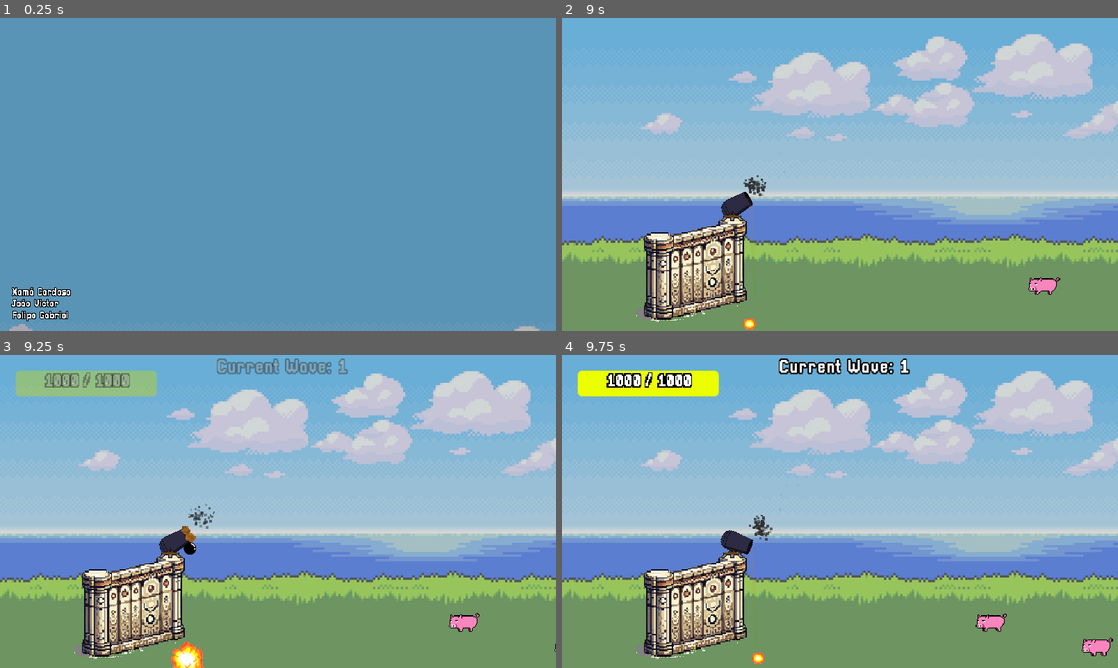
Above: before the commit, frames 1-4 (two rows, left to right).
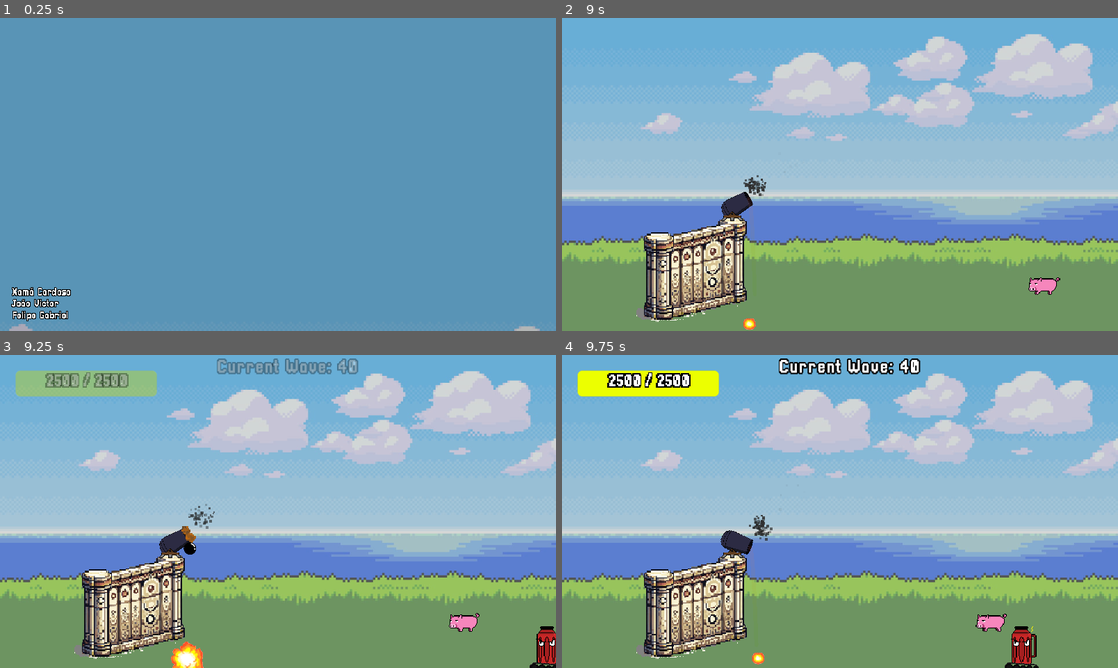
Above: after the commit, the same moments.

Repository: GabrFelps/Protect-LABIRAS
Game: Godot game, scene res://scenes/menu.tscn
Two runs of this game, one before a commit and one after it. Both use one fixed random seed, a clock stepped at 60 frames per second and the inputs below. Sound files missing from this copy of the repository are replaced by a short silence.
Inputs (mouse positions are in pixels of both pictures, inside the frame that each line leads up to):
- Up to frame 1 (0.25 s): no input
- Up to frame 2 (9 s): move the mouse to (962, 158) at 0.52 s; click (962, 158) at 0.67 s; move the mouse to (728, 190) at 1.27 s; click (728, 190) at 1.42 s; move the mouse to (895, 105) at 2.02 s; click (895, 105) at 2.17 s; move the mouse to (812, 237) at 2.77 s; click (812, 237) at 2.92 s; click "TUTORIAL" at 3.5 s; move the mouse to (1006, 221) at 4.27 s; click (1006, 221) at 4.42 s; move the mouse to (673, 127) at 5.02 s; click (673, 127) at 5.17 s; move the mouse to (867, 174) at 5.77 s; click (867, 174) at 5.92 s; move the mouse to (756, 96) at 6.52 s; click (756, 96) at 6.67 s; move the mouse to (962, 158) at 7.27 s; click (962, 158) at 7.42 s; move the mouse to (728, 190) at 8.02 s; click (728, 190) at 8.17 s; move the mouse to (895, 105) at 8.77 s; click (895, 105) at 8.92 s
- Up to frame 3 (9.25 s): no input
- Up to frame 4 (9.75 s): move the mouse to (812, 574) at 9.52 s; click (812, 574) at 9.67 s

Frames 1-2 are identical in both runs. In frame 3, 0.8% of the frame differs, in the area x 8-100%, y 1-100%; in frame 4, 1.1%.

Commit message:
feat: adicionadas as musicas do menu e do mundo, além de corrigir o hp do muro no arquivo .csv

Diff:
--- a/game/data/game_db.csv
+++ b/game/data/game_db.csv
@@ -1,12 +1,12 @@
 wave,wall_health,cannon_damage
-1,1000,2
-5,1250,3
-10,1500,5
-15,1750,7
-20,2000,10
-25,2250,15
-30,2500,23
-35,2750,34
-40,3000,51
-45,3250,77
-50,3500,115
+1,500,3
+5,750,3
+10,1000,5
+15,1250,7
+20,1500,10
+25,1750,15
+30,2000,23
+35,2250,34
+40,2500,51
+45,2750,77
+50,3000,115
--- a/game/scenes/game_over.tscn
+++ b/game/scenes/game_over.tscn
@@ -16,19 +16,25 @@
 texture = ExtResource("2_m8d73")
 
 [node name="Label" type="Label" parent="CanvasLayer"]
+visible = false
+texture_filter = 1
 anchors_preset = 8
 anchor_left = 0.5
 anchor_top = 0.5
 anchor_right = 0.5
 anchor_bottom = 0.5
-offset_left = -0.5
-offset_top = -8.0
-offset_right = 0.5
-offset_bottom = 8.0
+offset_left = -184.0
+offset_top = -41.5
+offset_right = 171.0
+offset_bottom = 41.5
 grow_horizontal = 2
 grow_vertical = 2
 size_flags_horizontal = 4
 theme = ExtResource("3_ye08q")
+theme_override_constants/outline_size = 12
+theme_override_font_sizes/font_size = 40
+text = "Wall was destroyed!
+Points: "
 horizontal_alignment = 1
 vertical_alignment = 1
 
@@ -38,20 +44,36 @@
 anchor_top = 0.5
 anchor_right = 0.5
 anchor_bottom = 0.5
-offset_left = -34.0
-offset_top = 50.0
-offset_right = 34.0
-offset_bottom = 90.0
+offset_left = -52.0
+offset_top = 70.0
+offset_right = 16.0
+offset_bottom = 110.0
 grow_horizontal = 2
 grow_vertical = 2
 size_flags_horizontal = 4
 size_flags_vertical = 4
 
 [node name="Back" type="Button" parent="CanvasLayer/Buttons"]
+texture_filter = 1
 layout_mode = 2
 theme = ExtResource("3_ye08q")
+theme_override_constants/outline_size = 8
+theme_override_font_sizes/font_size = 32
 text = "Back"
 flat = true
+
+[node name="Label2" type="Label" parent="CanvasLayer"]
+visible = false
+texture_filter = 1
+offset_left = 162.0
+offset_top = 102.0
+offset_right = 805.0
+offset_bottom = 210.0
+theme = ExtResource("3_ye08q")
+theme_override_constants/outline_size = 32
+theme_override_font_sizes/font_size = 108
+text = "Game Over!!"
+uppercase = true
 
 [node name="Camera2D" type="Camera2D" parent="."]
 position = Vector2(654, 140)
--- a/game/scenes/menu.tscn
+++ b/game/scenes/menu.tscn
@@ -1,8 +1,9 @@
-[gd_scene load_steps=6 format=3 uid="uid://bl0msmitbamhv"]
+[gd_scene load_steps=7 format=3 uid="uid://bl0msmitbamhv"]
 
 [ext_resource type="Theme" uid="uid://bni87gmhyxwr2" path="res://assets/themes/menu.tres" id="1_0iqvr"]
 [ext_resource type="Script" path="res://scripts/utils/menu.gd" id="1_6vca8"]
 [ext_resource type="Texture2D" uid="uid://ddt4n4bmnj1mi" path="res://assets/background_menu.jpg" id="3_kl8k2"]
+[ext_resource type="AudioStream" uid="uid://ba2q6g2e42yey" path="res://sounds/BGM/menu.mp3" id="4_nxjkl"]
 
 [sub_resource type="StyleBoxFlat" id="StyleBoxFlat_hl1u1"]
 bg_color = Color(1, 1, 0, 1)
@@ -139,6 +140,10 @@
 grow_vertical = 2
 texture = ExtResource("3_kl8k2")
 
+[node name="AudioPlayer" type="AudioStreamPlayer" parent="."]
+stream = ExtResource("4_nxjkl")
+autoplay = true
+
 [connection signal="pressed" from="Buttons/Start" to="." method="_on_start_pressed"]
 [connection signal="pressed" from="Buttons/Tutorial" to="." method="_on_tutorial_pressed"]
 [connection signal="pressed" from="Buttons/Exit" to="." method="_on_exit_pressed"]
--- a/game/scenes/tutorial.tscn
+++ b/game/scenes/tutorial.tscn
@@ -10,6 +10,7 @@
 [ext_resource type="Theme" uid="uid://bni87gmhyxwr2" path="res://assets/themes/menu.tres" id="4_qpchs"]
 [ext_resource type="PackedScene" uid="uid://cd53iuowivrno" path="res://scenes/death_particle.tscn" id="4_yta0n"]
 [ext_resource type="FontFile" uid="uid://pfj2yl0cyvts" path="res://assets/fonts/Pixellari.ttf" id="7_h3ngq"]
+[ext_resource type="AudioStream" uid="uid://ba2q6g2e42yey" path="res://sounds/BGM/menu.mp3" id="11_u2tj8"]
 
 [sub_resource type="CircleShape2D" id="CircleShape2D_pu171"]
 
@@ -145,4 +146,7 @@
 theme_override_styles/pressed = SubResource("StyleBoxFlat_ocmwr")
 text = "NEXT"
 
+[node name="AudioPlayer" type="AudioStreamPlayer" parent="."]
+stream = ExtResource("11_u2tj8")
+
 [connection signal="pressed" from="CanvasLayer/Container/Next" to="." method="_on_next_pressed"]
--- a/game/scenes/world.tscn
+++ b/game/scenes/world.tscn
@@ -7,6 +7,7 @@
 [ext_resource type="Texture2D" uid="uid://ddt4n4bmnj1mi" path="res://assets/background_menu.jpg" id="5_ljoss"]
 [ext_resource type="Theme" uid="uid://bni87gmhyxwr2" path="res://assets/themes/menu.tres" id="6_m7m7j"]
 [ext_resource type="PackedScene" uid="uid://be5v4nmxqnier" path="res://scenes/pause.tscn" id="7_yc2xl"]
+[ext_resource type="AudioStream" uid="uid://b3s8ee73blh5m" path="res://sounds/BGM/world.mp3" id="8_q2sc8"]
 
 [sub_resource type="LabelSettings" id="LabelSettings_5i732"]
 font_size = 32
@@ -133,6 +134,10 @@
 
 [node name="Enemies" type="Node2D" parent="."]
 
+[node name="AudioPlayer" type="AudioStreamPlayer" parent="."]
+stream = ExtResource("8_q2sc8")
+autoplay = true
+
 [connection signal="timeout" from="SpawnTimer" to="." method="_on_spawn_timer_timeout"]
 
 [editable path="Pause"]
--- a/game/scripts/GameOver.gd
+++ b/game/scripts/GameOver.gd
@@ -23,9 +23,10 @@
 	emit_signal("camera_finished");
 
 func show_result_final() -> void:
-	$CanvasLayer/Label.text = "Wall was destroyed\nPoints: " + str(Global.points);
+	$CanvasLayer/Label.text = "Wall was destroyed!\nPoints: " + str(Global.points);
+	$CanvasLayer/Label.visible = true;
 	$CanvasLayer/Buttons.visible = true;
-
+	$CanvasLayer/Label2.visible = true;
 
 func _on_back_pressed():
 	get_tree().change_scene_to_file("res://scenes/menu.tscn");
--- a/game/scripts/enemy.gd
+++ b/game/scripts/enemy.gd
@@ -51,7 +51,6 @@
 	sprite_node.material.set("shader_parameter/active", false);
 
 func die():
-	print("AIAIA")
 	Global.dead_enemies_in_wave += 1;
 	Global.points += POINTS;
 	# verificando se a quantidade de inimigos mortos é igual ao quantidade max de inimigos da wave atual
--- a/game/scripts/singletons/Global.gd
+++ b/game/scripts/singletons/Global.gd
@@ -22,6 +22,7 @@
 const base_number_enemies : int = 8;
 var max_enemy_per_wave : int;
 var dead_enemies_in_wave: int = 0;
+var seek_music = 0
 
 func _ready():
 	max_enemy_per_wave = int((1.08 ** current_wave) + current_wave + 3);
@@ -36,7 +37,7 @@
 ## função para restaurar as propiedades do jogo
 func restore_properties_game() -> void:
 
-	current_wave = 1;
+	current_wave = 40;
 	points = 0;
 	max_enemy_per_wave = int((1.08 ** current_wave) + current_wave + 3);
 	enemies_already_instatiated = 0;
--- a/game/scripts/tutorial.gd
+++ b/game/scripts/tutorial.gd
@@ -17,6 +17,8 @@
 ];
 
 func _ready():
+	$AudioPlayer.play(Global.seek_music);
+	$AudioPlayer.stream.set_loop(true);
 	target.connect("targetDown", proceed_popup);
 	popUp.visible = false;
 	popUpText.text = texts[textIndex];
--- a/game/scripts/utils/menu.gd
+++ b/game/scripts/utils/menu.gd
@@ -1,8 +1,10 @@
 extends Control
 
 signal finish;
+@onready var audio_player : AudioStreamPlayer = $AudioPlayer
 
 func _ready():
+	audio_player.stream.set_loop(true);
 	blank_nodes();
 	bg_starting_animation();
 	await finish;
@@ -32,6 +34,7 @@
 				await _tween.finished;
 	bg_up_animation();
 	await finish;
+	Global.seek_music = audio_player.get_playback_position()
 	get_tree().change_scene_to_file("res://scenes/tutorial.tscn");
 
 func _on_exit_pressed():
--- a/game/scripts/wall.gd
+++ b/game/scripts/wall.gd
@@ -22,7 +22,7 @@
 # Restaura 15% do hp do muro
 func restore_health():
 	var _prevHealth = health;
-	health = clamp(health+(MAX_HEALTH*0.15), 0, MAX_HEALTH);
+	health = clamp(health+(MAX_HEALTH*0.10), 0, MAX_HEALTH);
 	var _particles : CPUParticles2D = health_particles.instantiate();
 	_particles.emitting = true;
 	add_child(_particles);
@@ -34,7 +34,7 @@
 	var _prevHealth = health;
 	health -= attack.attack_damage;
 	if health <= 0:
-		Global.changeScene("game_over");
+		get_tree().change_scene_to_file("res://scenes/game_over.tscn");
 		return;
 	update_health_label();
 	get_parent().update_healthbar(MAX_HEALTH, max(health, 0), (health/MAX_HEALTH * 100));
--- a/game/scripts/world.gd
+++ b/game/scripts/world.gd
@@ -1,6 +1,7 @@
 extends Node2D
 
 signal camera_finished;
+@onready var audio_player = $AudioPlayer;
 
 # dicionário de cenas de inimigos
 var enemies : Dictionary = {
@@ -24,6 +25,7 @@
 
 
 func _ready():
+	audio_player.stream.set_loop(true);
 	Global.levelNode = self;
 	Global.wave_changed.connect(show_wave);
 	move_camera_to_place();
@@ -93,7 +95,7 @@
 	var _healthBar : ProgressBar = $CanvasLayer/ProgressBar;
 	var _healthBarText : Label = $CanvasLayer/ProgressBar/Label
 	_tween.tween_property(_healthBar, "value", value, 0.5);
-	_healthBarText.text = "%s / %s" %[current_value, max_value];
+	_healthBarText.text = "%s / %s" %[int(current_value), int(max_value)];
 
 
 ## Avisa na tela qual wave o jogador está
Not shown: 1 places in game/scenes/tutorial.tscn that only renumber resources
Not shown: 1 places in game/scenes/world.tscn that only renumber resources
Not shown, added: game/sounds/BGM/menu.mp3.import
Not shown, added: game/sounds/BGM/world.mp3.import
Not shown, added: game/sounds/elemental-magic-spell-impact-outgoing-228342.mp3.import
Not shown, added: game/sounds/BGM/menu.mp3
Not shown, added: game/sounds/BGM/world.mp3
Not shown, added: game/sounds/elemental-magic-spell-impact-outgoing-228342.mp3
